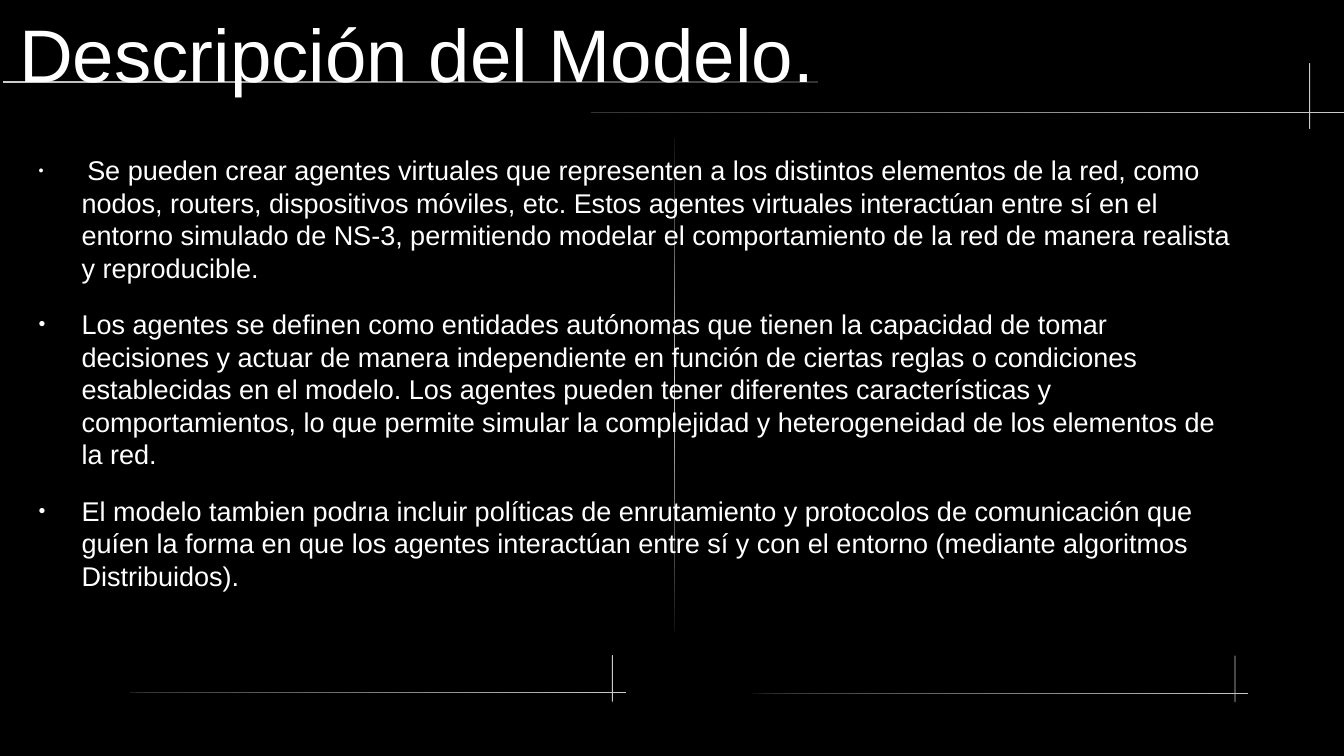
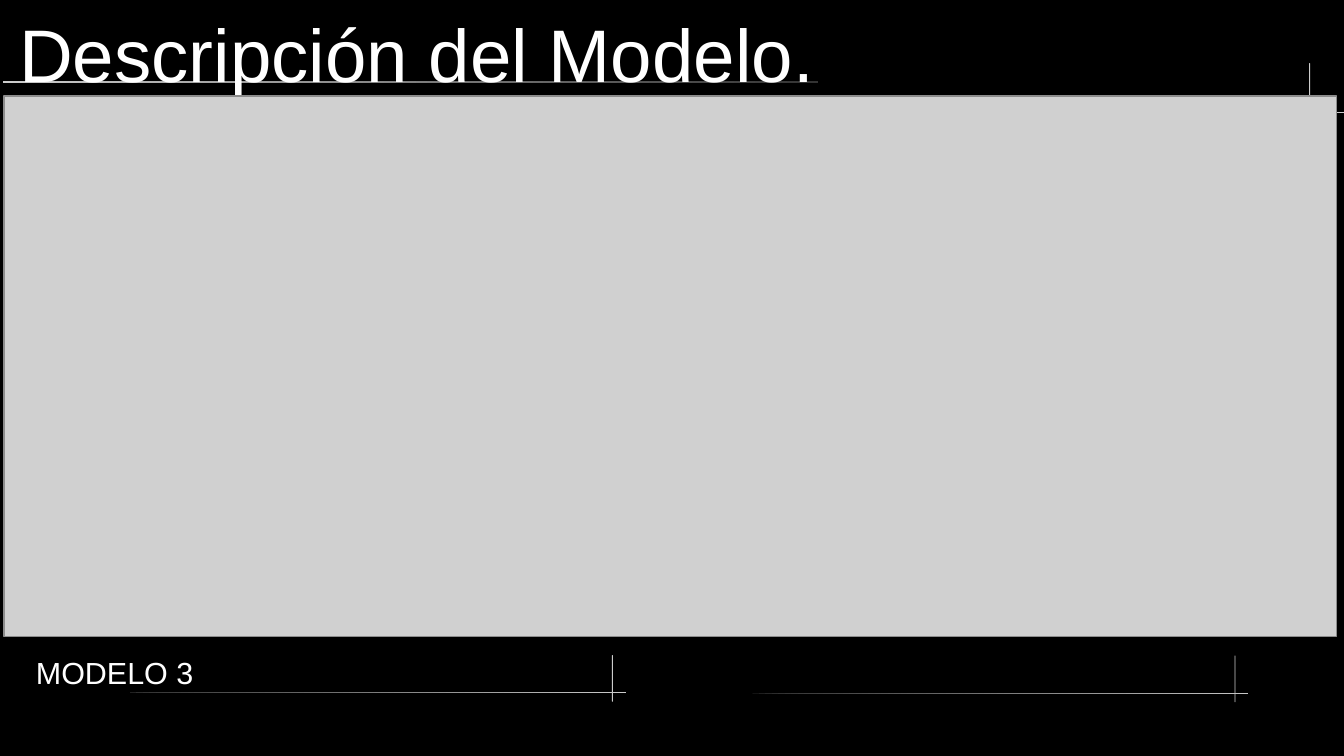
Before and after one commit to davo1956/Seminario_Modelacion_Basada_en_Agentes, a slide deck: slide 8 of proyecto_final/proyecto-final.odp (slide 3 before the commit). Drawn at 1344x756 pixels with LibreOffice and Linux fonts; fonts in the diff are those of the drawing; grey boxes stand for pictures. Boxes give left, top, right and bottom in pixels: in the first picture for what was removed or moved away, otherwise in the second. Text is boxed around its words. In the diff, an @@ line names an element or a change of style, - is before the commit and + after.

```diff
--- a/proyecto_final/proyecto-final.odp
+++ b/proyecto_final/proyecto-final.odp
@@ picture added at bbox=[4, 96, 1337, 638] @@
@@ freeform shape removed at bbox=[674, 138, 676, 632] @@
@@ text removed at bbox=[82, 160, 1230, 591] @@
-● Se pueden crear agentes virtuales que representen a los distintos elementos de la red, como nodos, routers, dispositivos móviles, etc. Estos agentes virtuales interactúan entre sí en el entorno simulado de NS-3, permitiendo modelar el comportamiento de la red de manera realista y reproducible.
-● Los agentes se definen como entidades autónomas que tienen la capacidad de tomar decisiones y actuar de manera independiente en función de ciertas reglas o condiciones establecidas en el modelo. Los agentes pueden tener diferentes características y comportamientos, lo que permite simular la complejidad y heterogeneidad de los elementos de la red.
-● El modelo tambien podrıa incluir políticas de enrutamiento y protocolos de comunicación que guíen la forma en que los agentes interactúan entre sí y con el entorno (mediante algoritmos Distribuidos).
@@ text added at bbox=[36, 662, 193, 685], 18 pt, text #FFFFFF @@
+MODELO 3
```
Also in this commit, not shown: 11 slides added, 5 slides removed, 1 other file.
